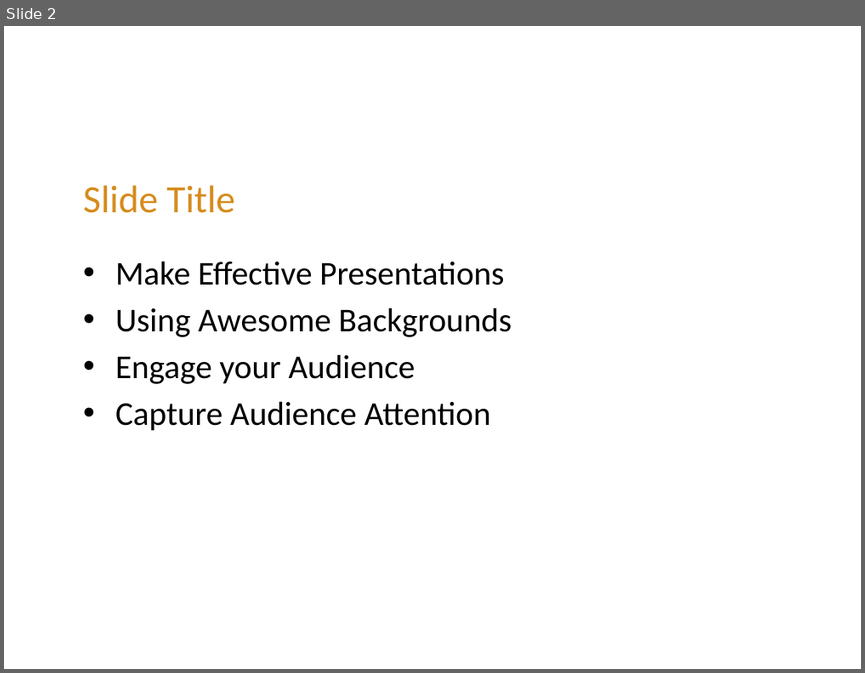
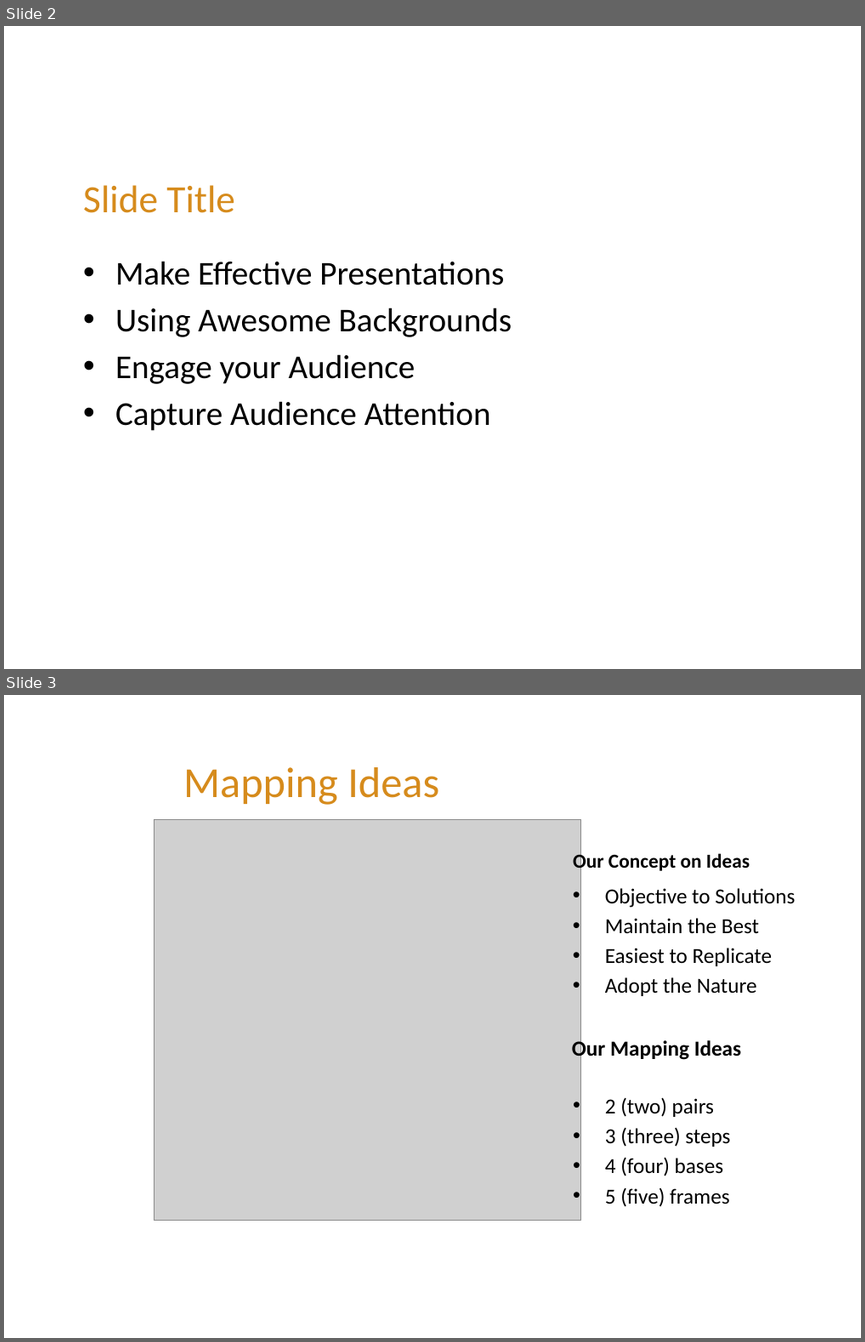
Before and after one commit to FeedMapping/Schema, a slide deck: slide/ppt/Mapping-Out.pptx. Shown one above the other, each under a label of ours: slide 2 before the commit, slides 2 and 3 after it. The pictures are 865x673 and 865x1342 pixels, drawn with LibreOffice and Linux fonts; fonts in the diff are those of the drawing; grey boxes stand for pictures; background and template pictures are left out. Boxes give left, top, right and bottom in pixels: in the first picture for what was removed or moved away, otherwise in the second. Text is boxed around its words. In the diff, an @@ line names an element or a change of style, - is before the commit and + after.

```diff
--- a/slide/ppt/Mapping-Out.pptx
+++ b/slide/ppt/Mapping-Out.pptx
@@ slide 3 added at [4,695,861,1338], background picture (left out) @@
@@ title added at [183,767,439,805], 36 pt, text #D68B1C @@
+Mapping Ideas
@@ picture added at [154,819,580,1220] @@
@@ text added at [573,851,749,873], 16.6 pt, text #000000, bold @@
+Our Concept on Ideas
@@ text added at [605,888,794,996], 18 pt, text #000000 @@
+• Objective to Solutions
+• Maintain the Best
+• Easiest to Replicate
+• Adopt the Nature
@@ text added at [572,1038,741,1061], 18 pt, text #000000, bold @@
+Our Mapping Ideas
@@ text added at [605,1097,730,1207], 18 pt, text #000000 @@
+• 2 (two) pairs
+• 3 (three) steps
+• 4 (four) bases
+• 5 (five) frames
```
Also in this commit, not shown: 25 other slides added, 2 slides removed, 1 other file.
